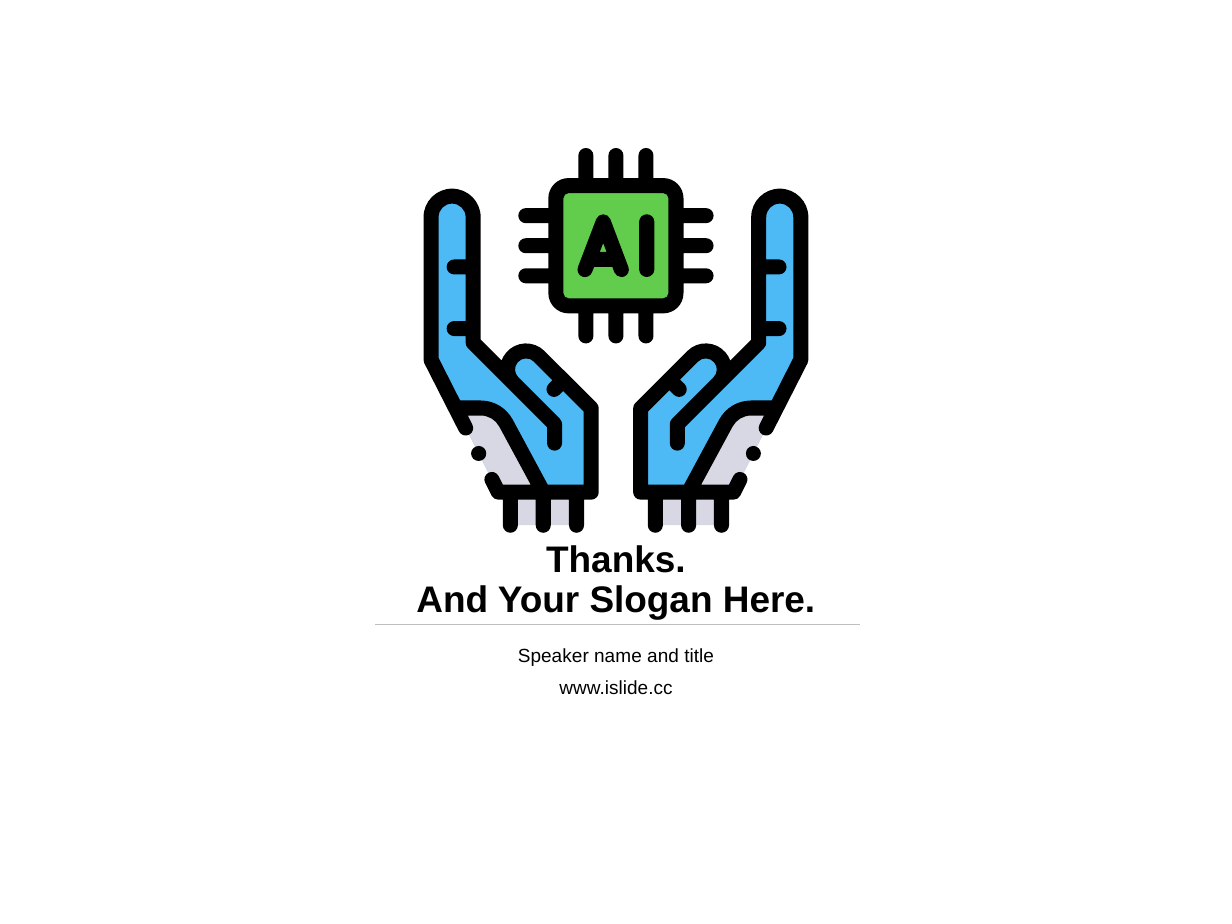
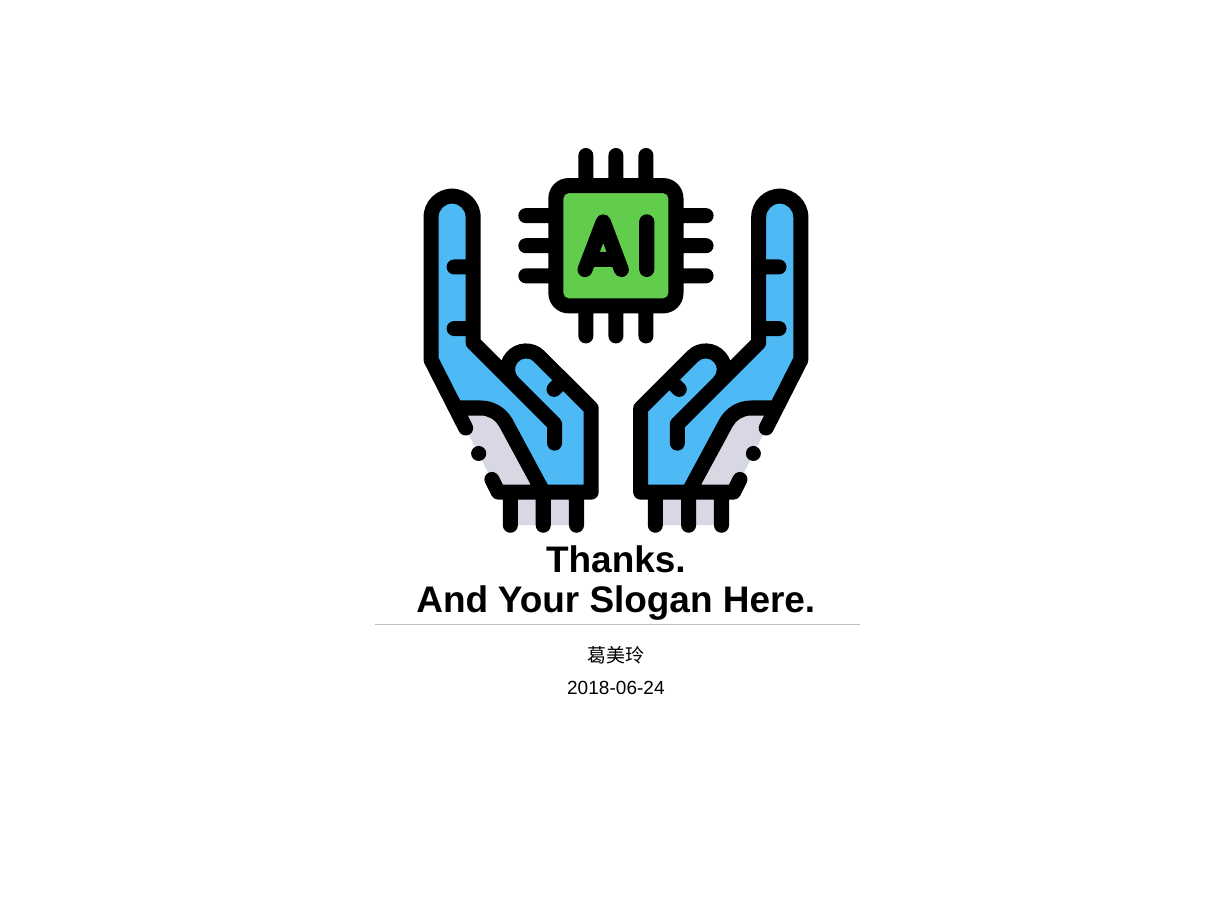
Before and after one commit to ThreePeopleGame/Death, a slide deck: slide 11 of Share/每周命题游戏设计/葛美玲/毕业.pptx (slide 5 before the commit). Drawn at 1232x924 pixels with LibreOffice and Linux fonts; fonts in the diff are those of the drawing. Boxes give left, top, right and bottom in pixels: in the first picture for what was removed or moved away, otherwise in the second. Text is boxed around its words. In the diff, an @@ line names an element or a change of style, - is before the commit and + after.

Commit message:
11
11

```diff
--- a/Share/每周命题游戏设计/葛美玲/毕业.pptx
+++ b/Share/每周命题游戏设计/葛美玲/毕业.pptx
@@ text at box(587, 646, 644, 664): text changed @@
-Speaker name and title
+葛美玲
@@ text at box(567, 680, 665, 694): text changed @@
-www.islide.cc
+2018-06-24
```
Also in this commit, not shown: 1 other slide changed, 6 slides added.
